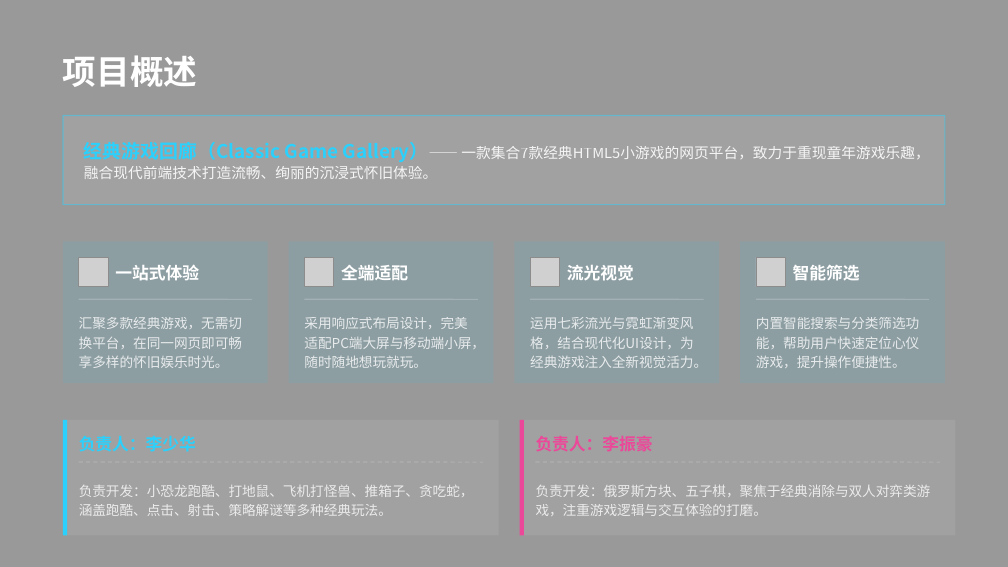
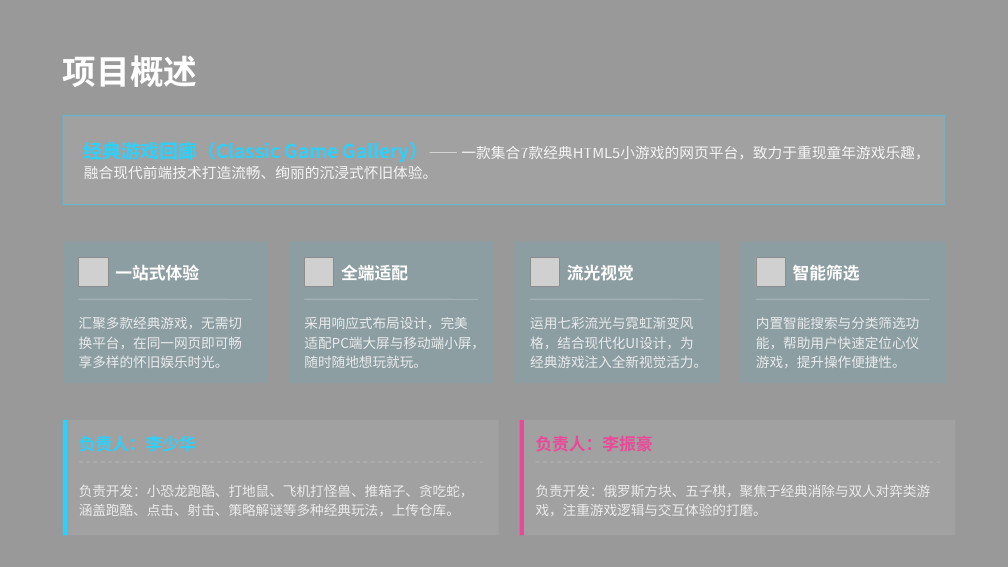
Before and after one commit to lish563/7k7k, a slide deck: slide 2 of documents/经典游戏回廊 2· 项目汇报.pptx. Drawn at 1008x567 pixels with LibreOffice and Linux fonts; fonts in the diff are those of the drawing; grey boxes stand for pictures; background and template pictures are left out. Boxes give left, top, right and bottom in pixels: in the first picture for what was removed or moved away, otherwise in the second. Text is boxed around its words. In the diff, an @@ line names an element or a change of style, - is before the commit and + after.

```diff
--- a/documents/经典游戏回廊 2· 项目汇报.pptx
+++ b/documents/经典游戏回廊 2· 项目汇报.pptx
@@ text at <box>79,485,474,516</box>: text changed @@
-负责开发：小恐龙跑酷、打地鼠、飞机打怪兽、推箱子、贪吃蛇，涵盖跑酷、点击、射击、策略解谜等多种经典玩法。
+负责开发：小恐龙跑酷、打地鼠、飞机打怪兽、推箱子、贪吃蛇，涵盖跑酷、点击、射击、策略解谜等多种经典玩法，上传仓库。
```
Also in this commit, not shown: 3 other slides changed, 1 slide removed.
